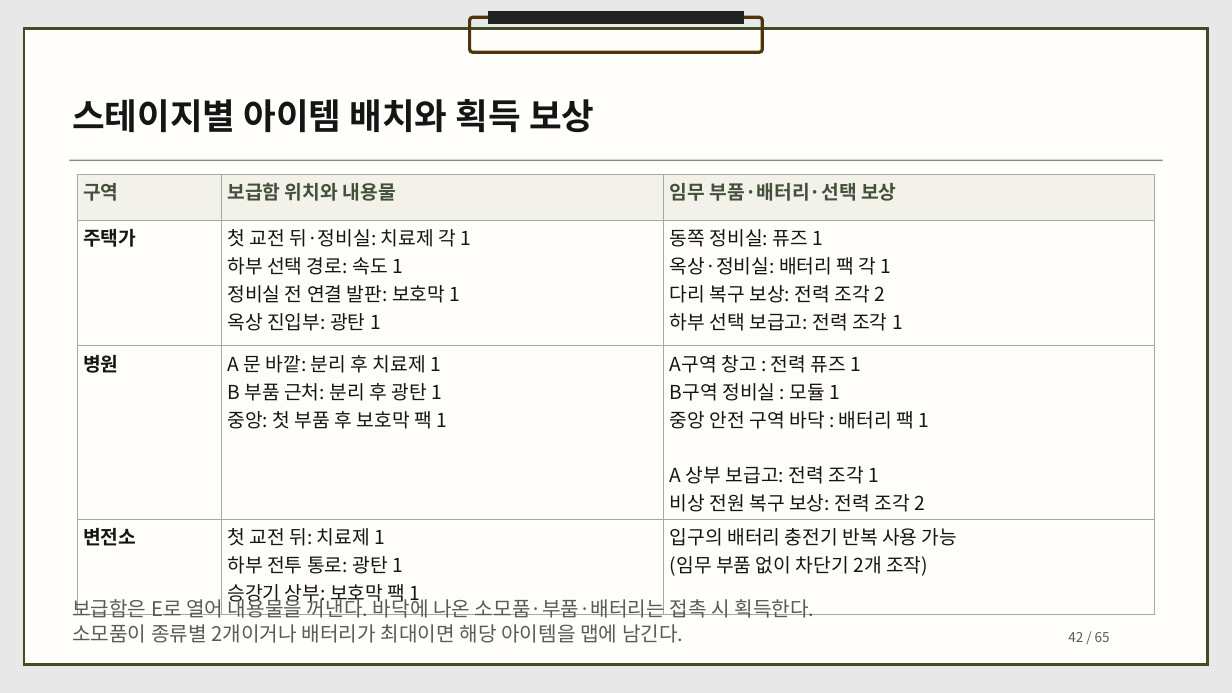
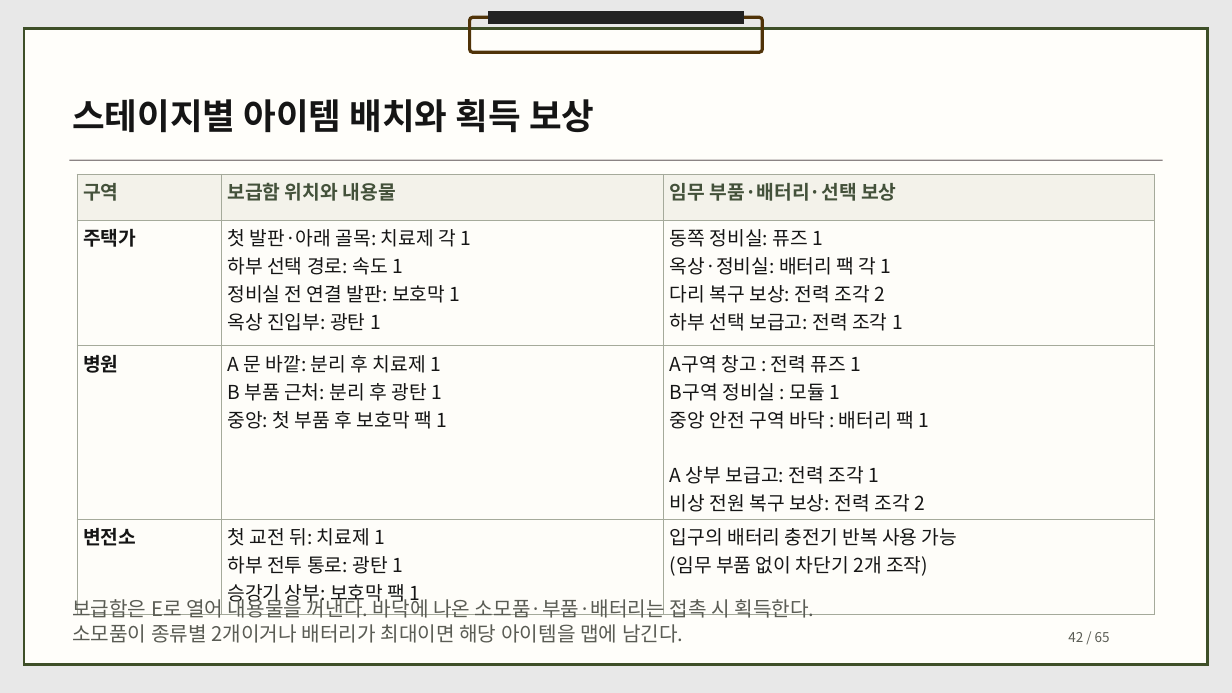
Before and after one commit to dbguswh/2Dgame_project, a slide deck: slide 42 of 2D게임프로그래밍 기획서.pptx. Drawn at 1232x693 pixels with LibreOffice and Linux fonts; fonts in the diff are those of the drawing. Boxes give left, top, right and bottom in pixels: in the first picture for what was removed or moved away, otherwise in the second. Text is boxed around its words. In the diff, an @@ line names an element or a change of style, - is before the commit and + after.

Commit message:
광륜 조준과 획득 안내 및 주택가 하부 경로 기획 보완

```diff
--- a/2D게임프로그래밍 기획서.pptx
+++ b/2D게임프로그래밍 기획서.pptx
@@ table at [77, 174, 1154, 611] @@
-row 2, column 2: 첫 교전 뒤·정비실: 치료제 각 1 / 하부 선택 경로: 속도 1 / 정비실 전 연결 발판: 보호막 1 / 옥상 진입부: 광탄 1
+row 2, column 2: 첫 발판·아래 골목: 치료제 각 1 / 하부 선택 경로: 속도 1 / 정비실 전 연결 발판: 보호막 1 / 옥상 진입부: 광탄 1
```
Also in this commit, not shown: 7 other slides changed, 1 other file.
